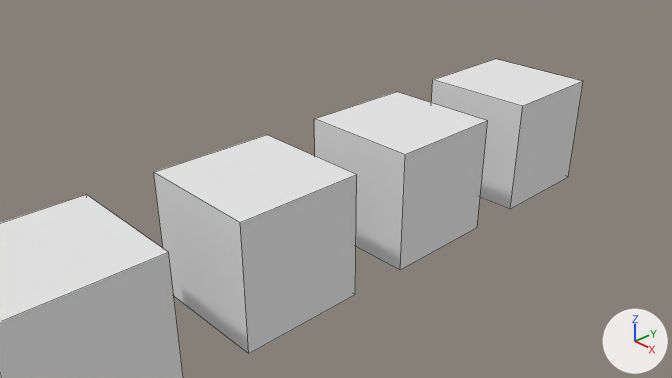
The Blender file meshes/musical_bloom.blend: old version first, new version second.
The view is the same before and after, from the file's camera 'Camera'. Arrows for +X, +Y and +Z are at lower right; the lights stay in place. Mesh edges are drawn as thin lines.

Objects in the first picture: 'BlueCube', 'GreenCube', 'RedCube', 'YellowCube'.
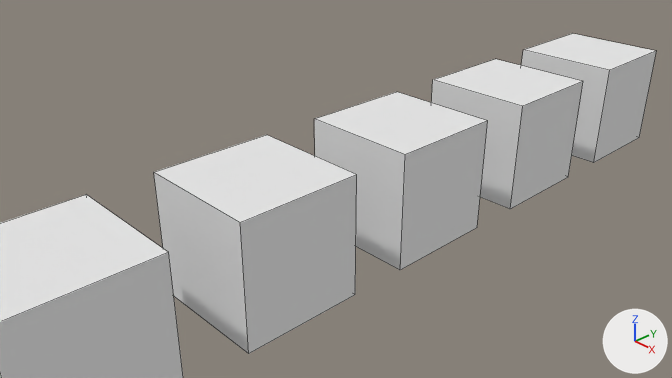
Diff of the bpy script that builds the scene:
```diff
--- a/meshes/musical_bloom.blend.py
+++ b/meshes/musical_bloom.blend.py
@@ me_floor @@
+me_floor.from_pydata(...)  # a box spanning x -1.0..1.0, y -1.0..1.0, z -1.0..1.0
+me_floor.materials.append(mat_material)  # white #e7e7e7
@@ ob_floor @@
+ob_floor = bpy.data.objects.new('Floor', me_floor)
+ob_floor.location = (0.0, 8.0, 0.0)
```

Where the change shows, as pixel boxes [x1, y1, x2, y2] in the pictures (672 x 378 px):
'Floor', added: after [521, 33, 656, 163]
